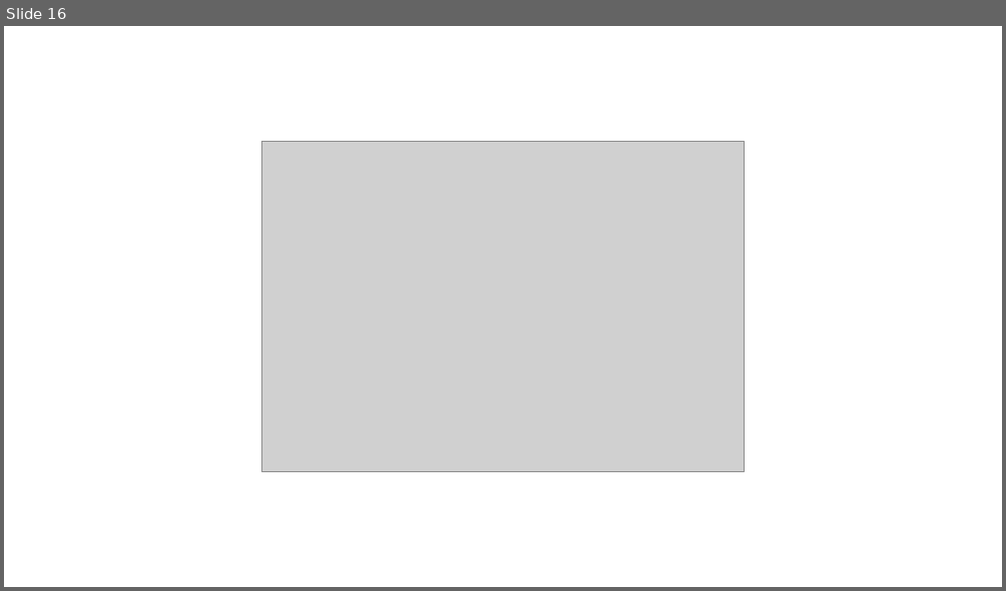
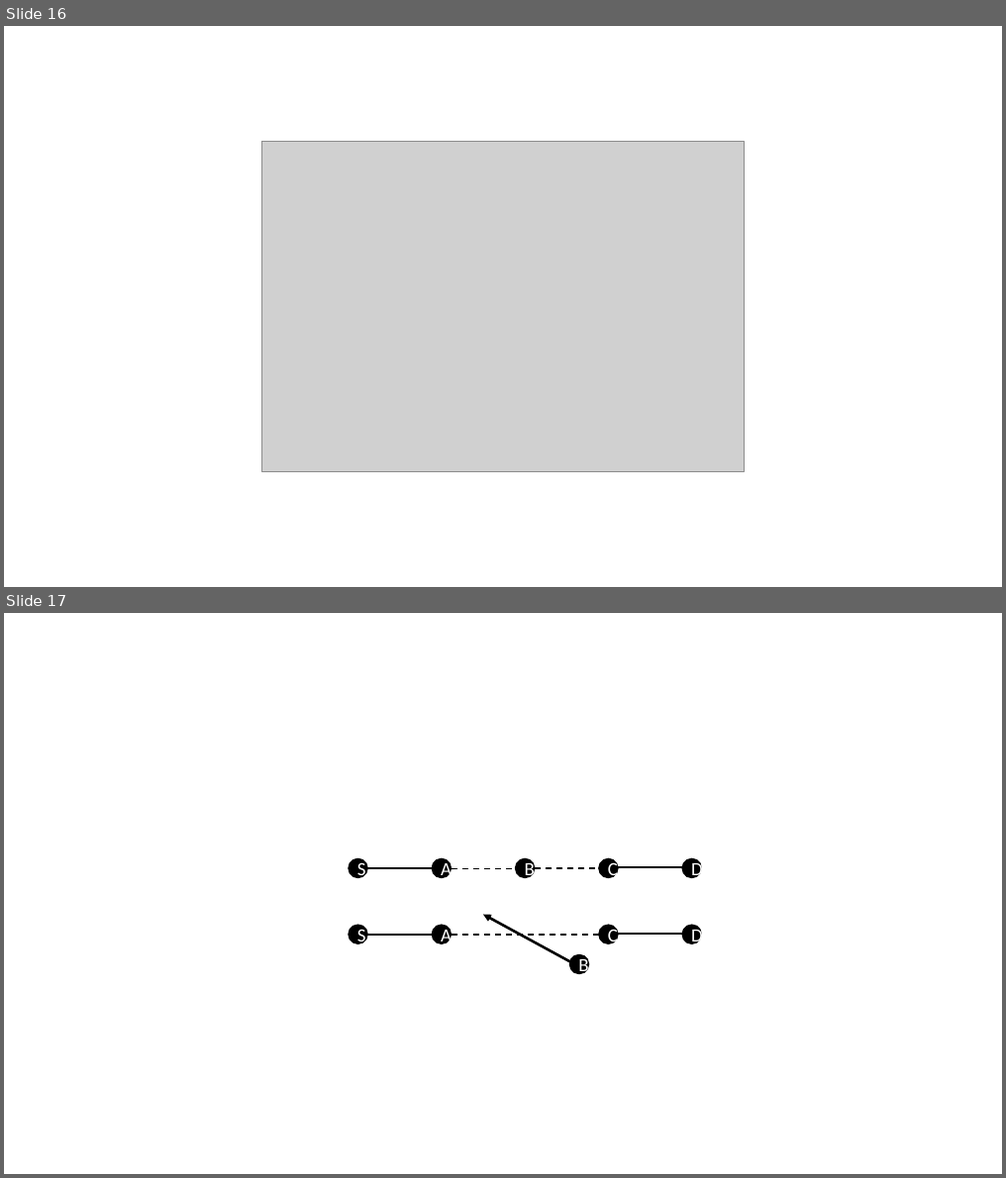
Before and after one commit to RuiHuangUO/Rui_Thesis, a slide deck: drawgraph.pptx. Shown one above the other, each under a label of ours: slide 16 before the commit, slides 16 and 17 after it. The pictures are 1006x591 and 1006x1178 pixels, drawn with LibreOffice and Linux fonts; fonts in the diff are those of the drawing; grey boxes stand for pictures. Boxes give left, top, right and bottom in pixels: in the first picture for what was removed or moved away, otherwise in the second. Text is boxed around its words. In the diff, an @@ line names an element or a change of style, - is before the commit and + after.

```diff
--- a/drawgraph.pptx
+++ b/drawgraph.pptx
@@ slide 17 added at [4,613,1002,1174], background #FFFFFF @@
@@ ellipse added at [349,859,368,878], fill #000000, outline #000000 1 pt, 18 pt, text #FFFFFF @@
+S
@@ line added from (368, 868) to (433, 868), #000000 1.5 pt @@
@@ ellipse added at [433,859,451,878], fill #000000, outline #000000 1 pt, 18 pt, text #FFFFFF @@
+A
@@ line added from (450, 869) to (515, 869), #000000 1.5 pt dashed @@
@@ ellipse added at [515,859,535,878], fill #000000, outline #000000 1 pt, 18 pt, text #FFFFFF @@
+B
@@ line added from (535, 868) to (599, 868), #000000 1.5 pt dashed @@
@@ ellipse added at [599,859,619,878], fill #000000, outline #000000 1 pt, 18 pt, text #FFFFFF @@
+C
@@ line added from (618, 867) to (682, 867), #000000 1.5 pt @@
@@ ellipse added at [682,859,702,878], fill #000000, outline #000000 1 pt, 18 pt, text #FFFFFF @@
+D
@@ ellipse added at [349,925,368,945], fill #000000, outline #000000 1 pt, 18 pt, text #FFFFFF @@
+S
@@ line added from (368, 935) to (433, 935), #000000 1.5 pt @@
@@ ellipse added at [433,925,451,945], fill #000000, outline #000000 1 pt, 18 pt, text #FFFFFF @@
+A
@@ line added from (450, 935) to (599, 935), #000000 1.5 pt dashed @@
@@ arrow added from (576, 965) to (483, 915), #000000 2.5 pt @@
@@ ellipse added at [599,925,619,945], fill #000000, outline #000000 1 pt, 18 pt, text #FFFFFF @@
+C
@@ line added from (618, 934) to (682, 934), #000000 1.5 pt @@
@@ ellipse added at [682,925,702,945], fill #000000, outline #000000 1 pt, 18 pt, text #FFFFFF @@
+D
@@ ellipse added at [570,956,589,974], fill #000000, outline #000000 1 pt, 18 pt, text #FFFFFF @@
+B
```
Also in this commit, not shown: 3 other slides added, 2 other files.
